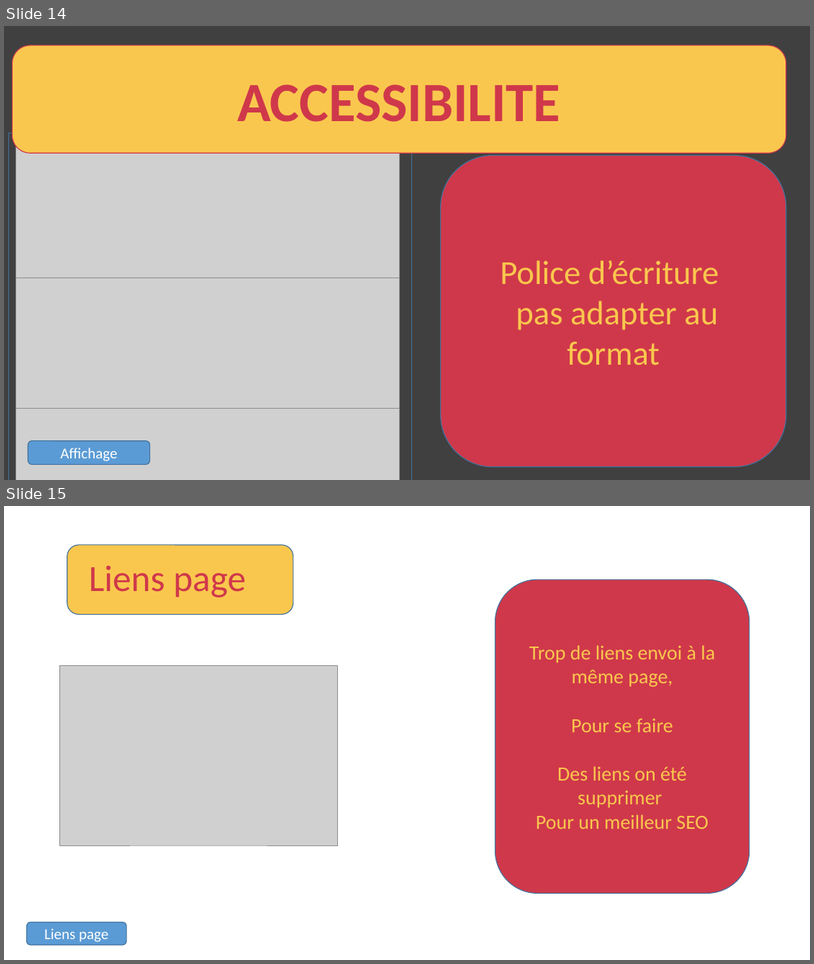
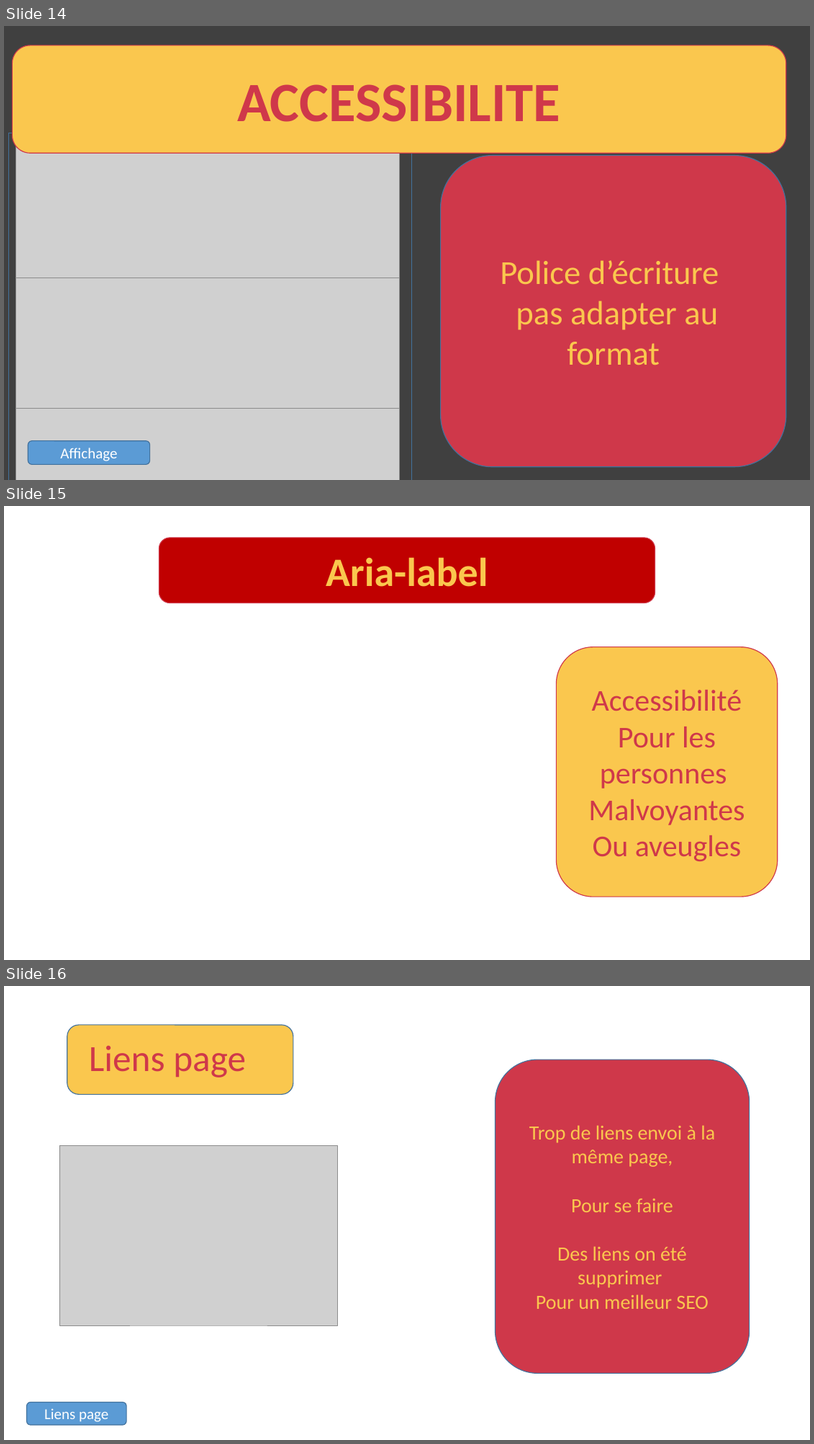
Before and after one commit to devfredgithub/CHOUETTEAGENCE, a slide deck: CHOUETTE AGENCE.pptx. Shown one above the other, each under a label of ours: slides 14 and 15 before the commit, slides 14, 15 and 16 after it. The pictures are 814x964 and 814x1444 pixels, drawn with LibreOffice and Linux fonts; fonts in the diff are those of the drawing; grey boxes stand for pictures. Boxes give left, top, right and bottom in pixels: in the first picture for what was removed or moved away, otherwise in the second. Text is boxed around its words. In the diff, an @@ line names an element or a change of style, - is before the commit and + after.

```diff
--- a/CHOUETTE AGENCE.pptx
+++ b/CHOUETTE AGENCE.pptx
@@ slide 15 added at (4, 506, 810, 960), background #FFFFFF @@
@@ rounded rectangle added at (159, 538, 655, 602), fill #C00000, outline #CF384A 1 pt, 48 pt, text #FAC74E, bold @@
+Aria-label
@@ rounded rectangle added at (557, 647, 778, 896), fill #FAC74E, outline #CF384A 1 pt, 36 pt, text #CF384A @@
+Accessibilité
+Pour les personnes
+Malvoyantes
+Ou aveugles
@@ what was slide 15 is now slide 16 @@
```
Also in this commit, not shown: 3 slides changed, 3 other files.
